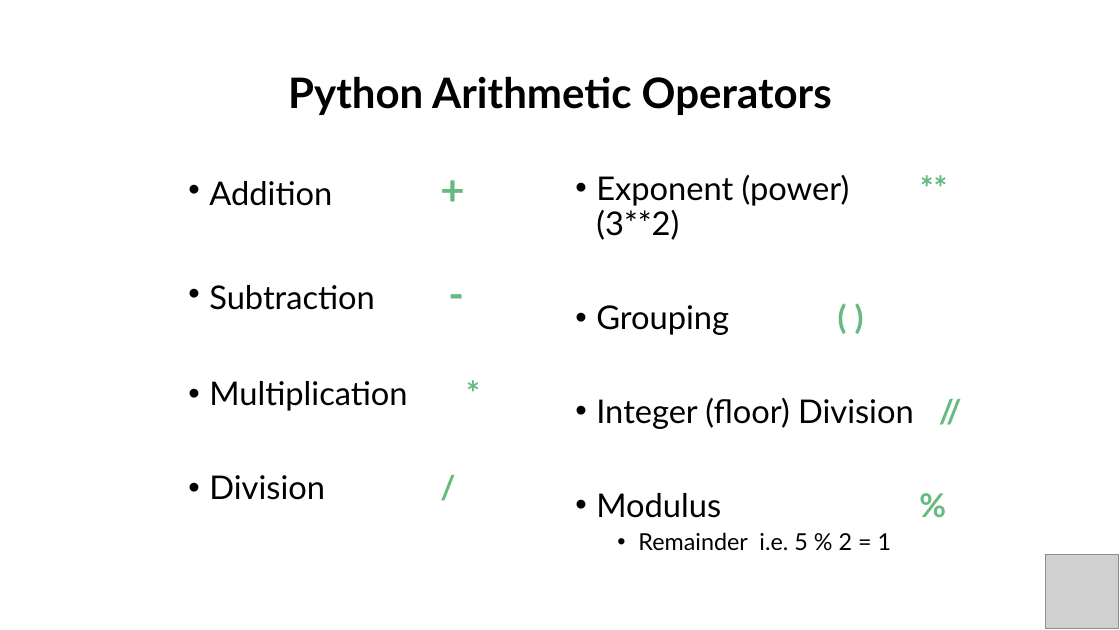
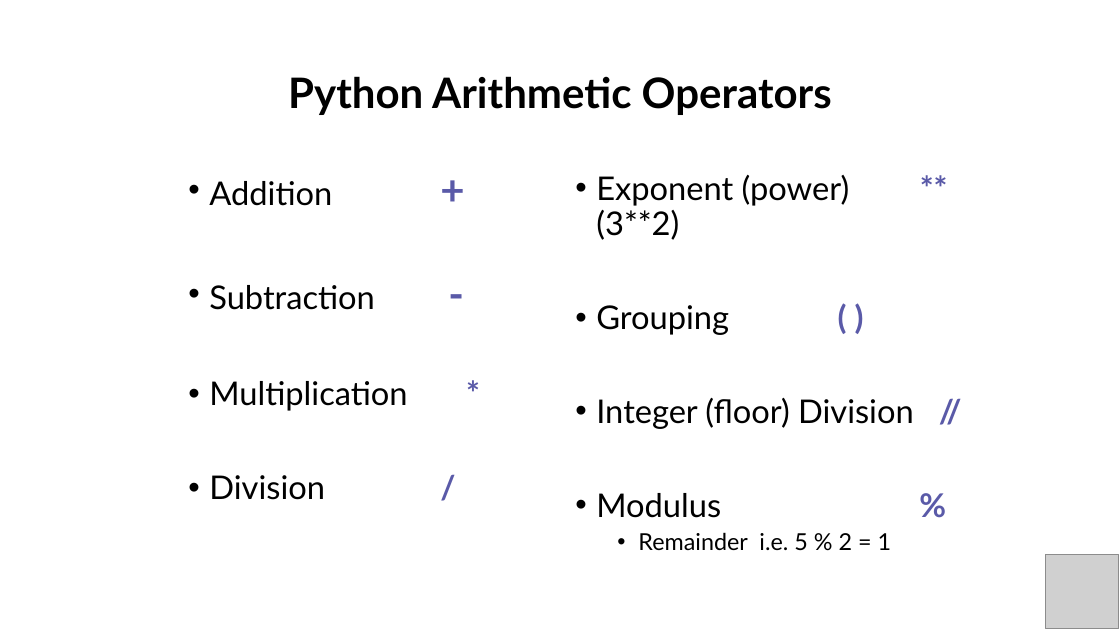
Before and after one commit to PracticumAI/python, a slide deck: slide 9 of presentations/02_variables.pptx. Drawn at 1120x630 pixels with LibreOffice and Linux fonts; fonts in the diff are those of the drawing; grey boxes stand for pictures. Boxes give left, top, right and bottom in pixels: in the first picture for what was removed or moved away, otherwise in the second. Text is boxed around its words. In the diff, an @@ line names an element or a change of style, - is before the commit and + after.

Commit message:
Applied updated color palette to 02_variables.pptx.

```diff
--- a/presentations/02_variables.pptx
+++ b/presentations/02_variables.pptx
@@ text "Addition +" at (x1=209, y1=181, x2=407, y2=500): text colour #64BA7F to #5A5AA8 in "+", "-", "*", "/" @@
@@ text at (x1=596, y1=175, x2=914, y2=518): text colour #64BA7F to #5A5AA8 in "**", "( )", "//", "%" @@
```
Also in this commit, not shown: 8 other slides changed.
